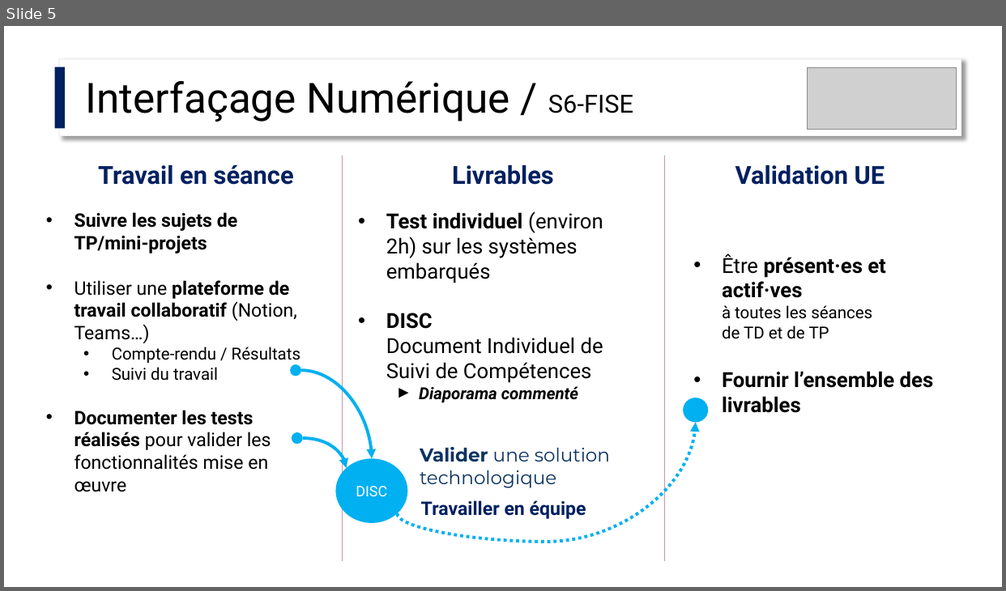
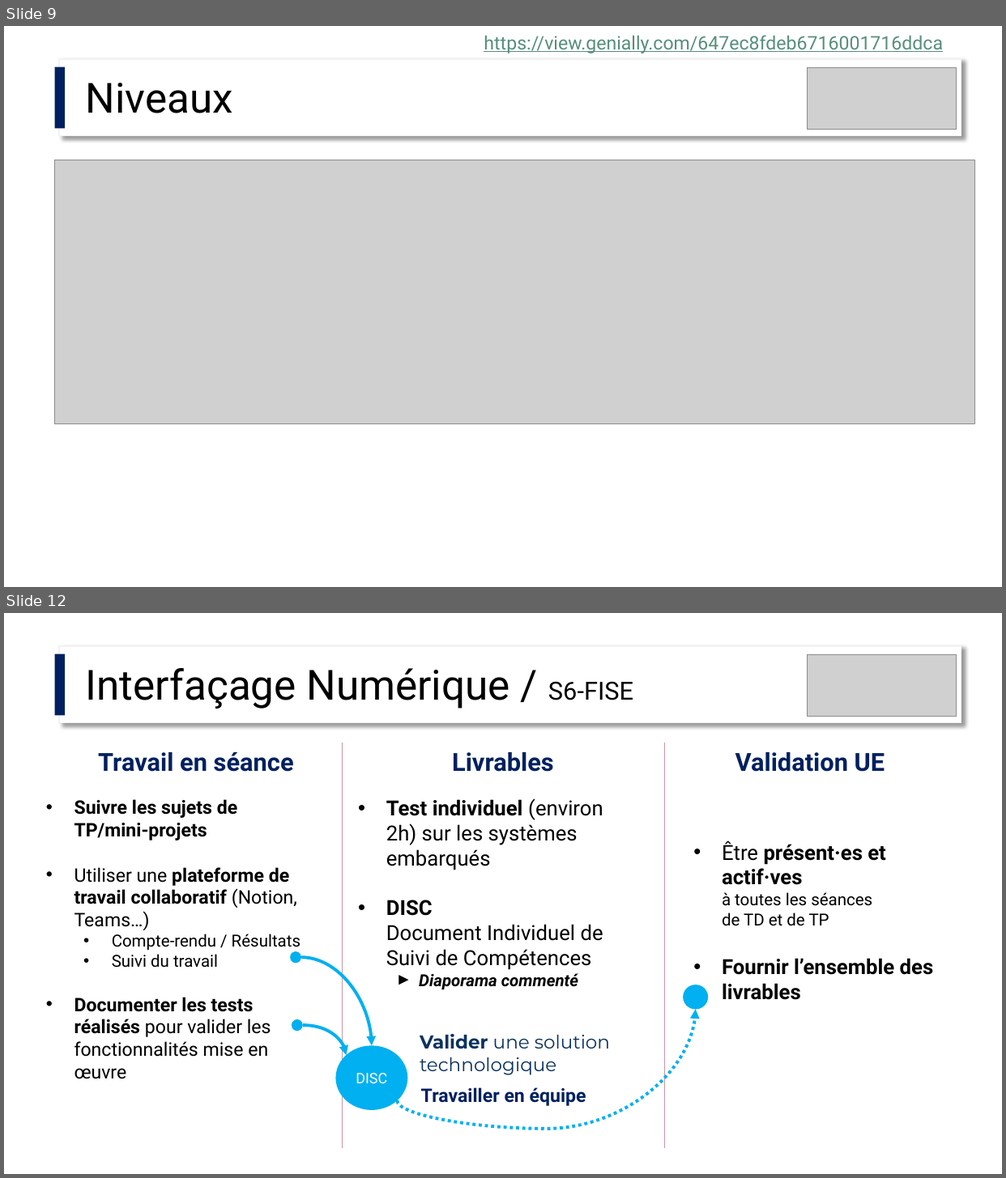
Before and after one commit to IOGS-Digital-Methods/semester-6, a slide deck: InterfacageNumerique/APC/S6_IntNum_APC.pptx. Shown one above the other, each under a label of ours: slide 5 before the commit, slides 9 and 12 after it; the slides between them are not shown. The pictures are 1006x591 and 1006x1178 pixels, drawn with LibreOffice and Linux fonts; fonts in the diff are those of the drawing; grey boxes stand for pictures. Boxes give left, top, right and bottom in pixels: in the first picture for what was removed or moved away, otherwise in the second. Text is boxed around its words. In the diff, an @@ line names an element or a change of style, - is before the commit and + after.

```diff
--- a/InterfacageNumerique/APC/S6_IntNum_APC.pptx
+++ b/InterfacageNumerique/APC/S6_IntNum_APC.pptx
@@ slide 9 added at <box>4,26,1002,587</box>, background #FFFFFF @@
@@ text added at <box>484,35,943,54</box>, 18 pt, text #568F7B, underline @@
+https://view.genially.com/647ec8fdeb6716001716ddca
@@ rectangle added at <box>55,67,66,129</box>, fill #002060 @@
@@ rectangle added at <box>59,59,961,136</box>, fill #FFFFFF, outline #F2F2F2 1 pt @@
@@ picture added at <box>808,68,957,130</box> @@
@@ text added at <box>86,83,233,113</box>, 40 pt, text #000000 @@
+Niveaux
@@ picture added at <box>55,160,975,424</box> @@
@@ what was slide 5 is now slide 12 @@
```
Also in this commit, not shown: 5 slides changed, 15 other slides added, 1 slide removed, 2 other files.
